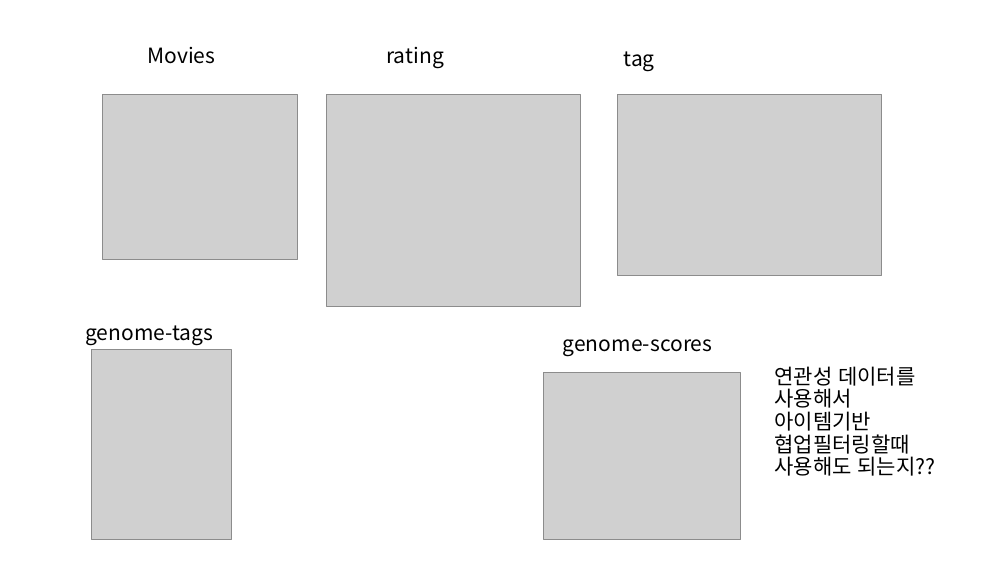
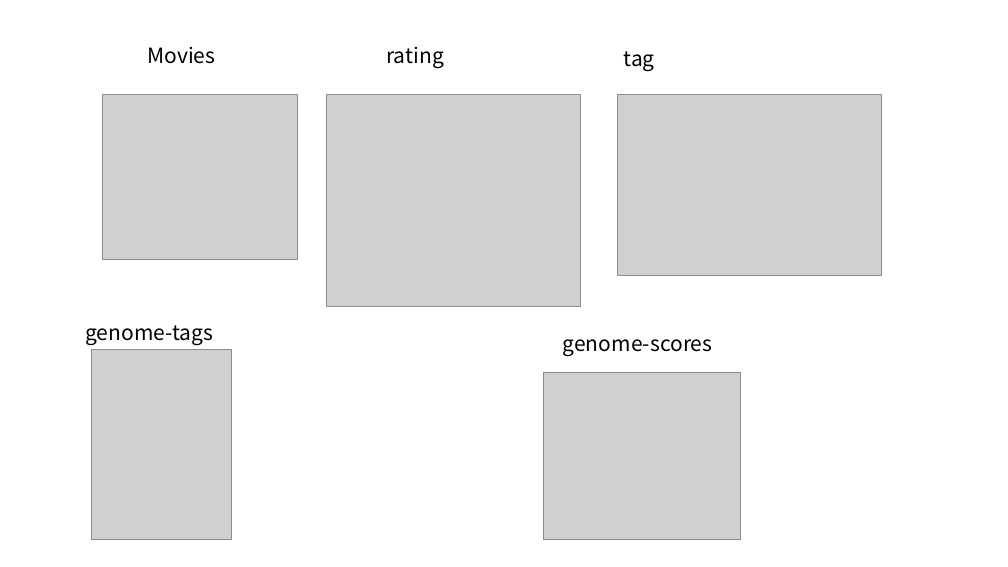
Before and after one commit to laits1/TIL, a slide deck: slide 4 of project/3) 파이널 프로젝트/다양한 추천 알고리즘을 활용한 영화 추천 시스템.pptx. Drawn at 1008x567 pixels with LibreOffice and Linux fonts; fonts in the diff are those of the drawing; grey boxes stand for pictures. Boxes give left, top, right and bottom in pixels: in the first picture for what was removed or moved away, otherwise in the second. Text is boxed around its words. In the diff, an @@ line names an element or a change of style, - is before the commit and + after.

```diff
--- a/project/3) 파이널 프로젝트/다양한 추천 알고리즘을 활용한 영화 추천 시스템.pptx
+++ b/project/3) 파이널 프로젝트/다양한 추천 알고리즘을 활용한 영화 추천 시스템.pptx
@@ text removed at (774,366,936,476) @@
-연관성 데이터를 사용해서 아이템기반 협업필터링할때 사용해도 되는지??
```
Also in this commit, not shown: 2 other slides changed, 1 slide added, 2 other files.
